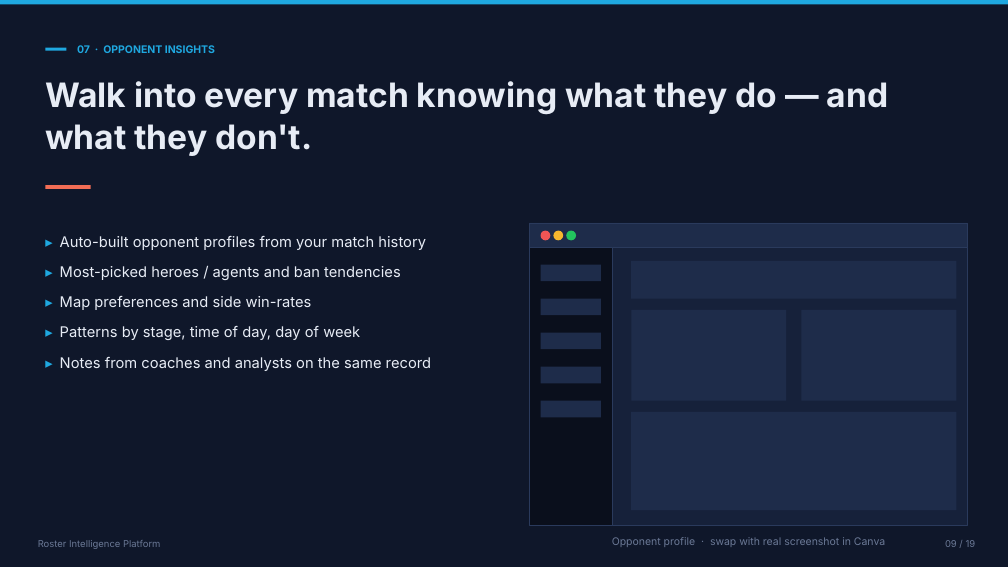
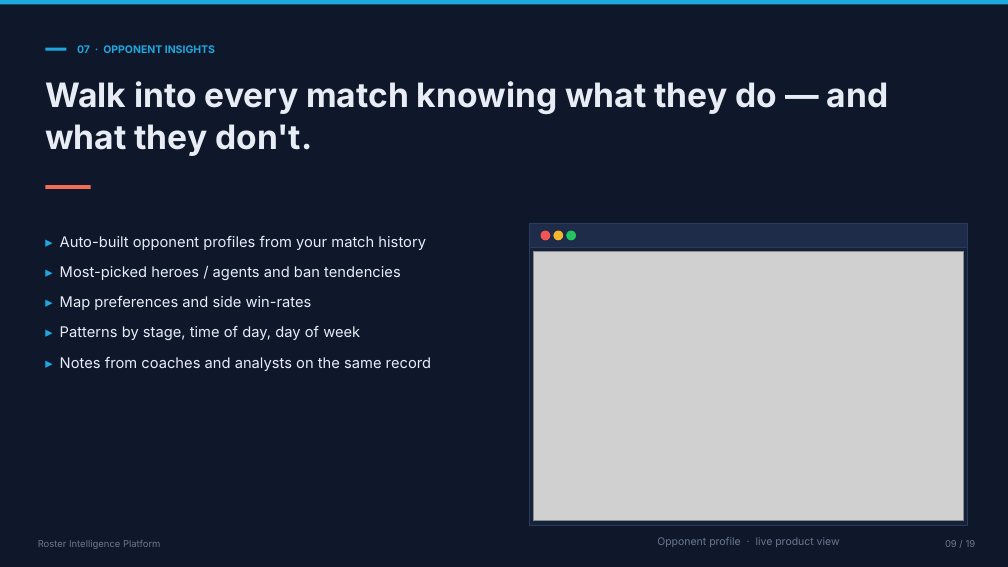
Before and after one commit to LLJFT/TeamManagerVicious, a slide deck: slide 9 of deliverables/sales_decks/Organizations_Deck.pptx. Drawn at 1008x567 pixels with LibreOffice and Linux fonts; fonts in the diff are those of the drawing; grey boxes stand for pictures. Boxes give left, top, right and bottom in pixels: in the first picture for what was removed or moved away, otherwise in the second. Text is boxed around its words. In the diff, an @@ line names an element or a change of style, - is before the commit and + after.

```diff
--- a/deliverables/sales_decks/Organizations_Deck.pptx
+++ b/deliverables/sales_decks/Organizations_Deck.pptx
@@ rectangle removed at (529,247,613,526) @@
@@ picture added at (534,252,963,521) @@
@@ rectangle removed at (541,265,601,281) @@
@@ rectangle removed at (631,261,957,299) @@
@@ rectangle removed at (541,299,601,315) @@
@@ rectangle removed at (631,310,786,401) @@
@@ rectangle removed at (802,310,957,401) @@
@@ rectangle removed at (541,333,601,349) @@
@@ rectangle removed at (541,367,601,383) @@
@@ rectangle removed at (541,401,601,417) @@
@@ rectangle removed at (631,412,957,510) @@
@@ text at (657,537,840,547): text changed @@
-Opponent profile · swap with real screenshot in Canva
+Opponent profile · live product view
```
Also in this commit, not shown: 2 other files.
